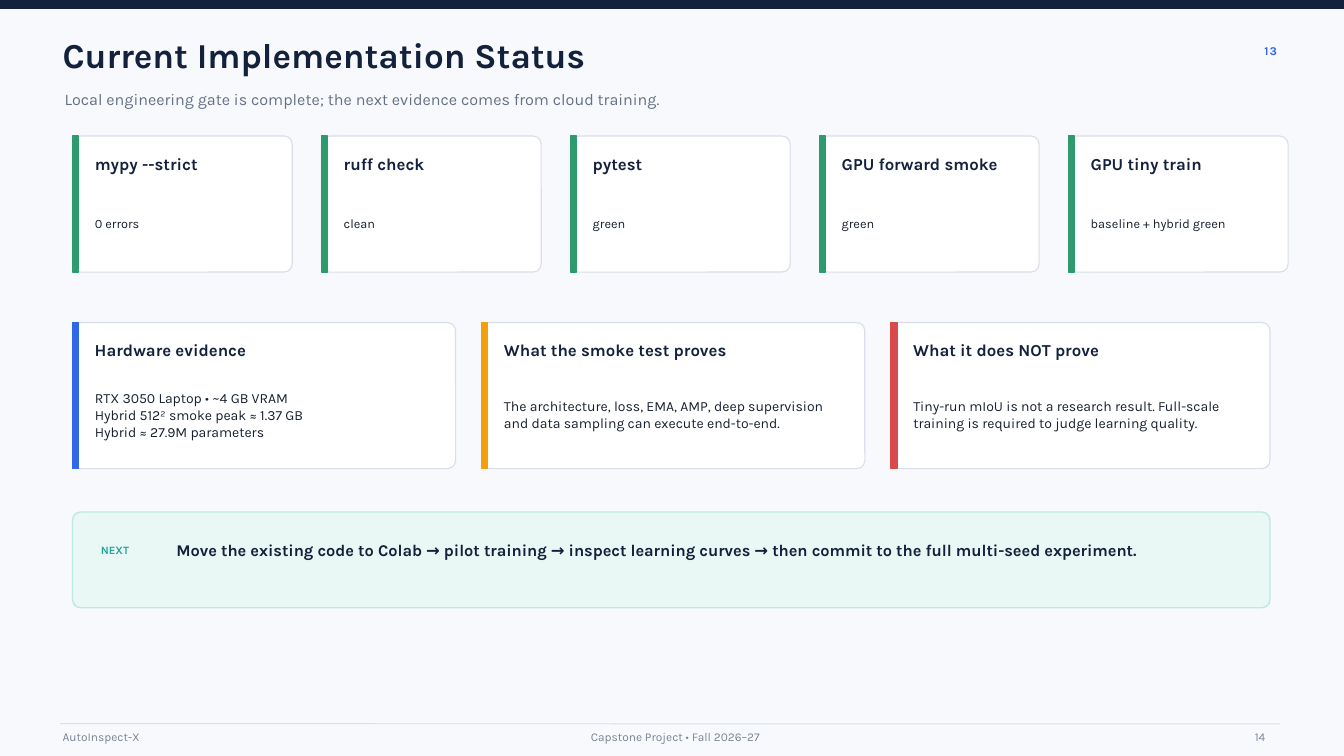
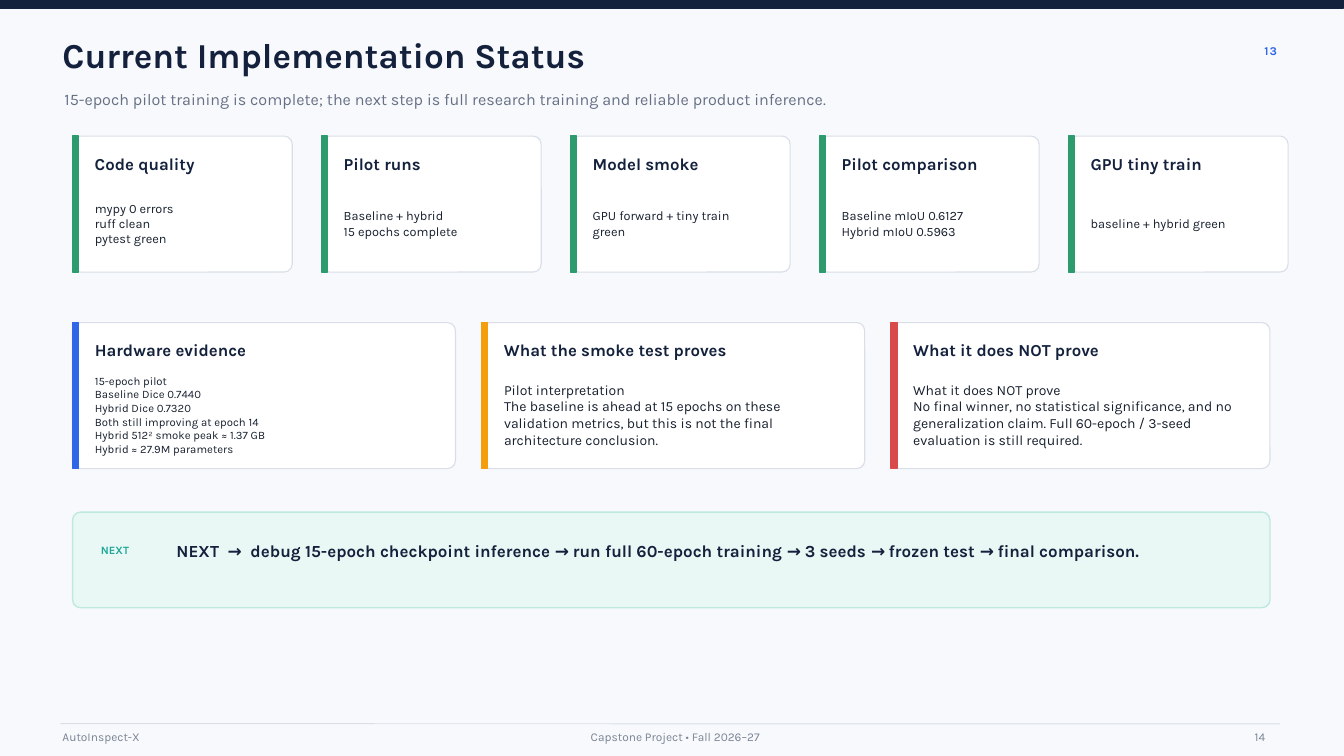
Before and after one commit to KisuZoid/Coding, a slide deck: slide 14 of college/Capstone1/AutoInspect-X_Capstone.pptx. Drawn at 1344x756 pixels with LibreOffice and Linux fonts; fonts in the diff are those of the drawing. Boxes give left, top, right and bottom in pixels: in the first picture for what was removed or moved away, otherwise in the second. Text is boxed around its words. In the diff, an @@ line names an element or a change of style, - is before the commit and + after.

Commit message:
ppt

```diff
--- a/college/Capstone1/AutoInspect-X_Capstone.pptx
+++ b/college/Capstone1/AutoInspect-X_Capstone.pptx
@@ text at (64, 94, 826, 109): text changed @@
-Local engineering gate is complete; the next evidence comes from cloud training.
+15-epoch pilot training is complete; the next step is full research training and reliable product inference.
@@ text at (95, 158, 194, 174): text changed @@
-mypy --strict
+Code quality
@@ text at (344, 158, 420, 171): text changed @@
-ruff check
+Pilot runs
@@ text at (593, 158, 698, 171): text changed @@
-pytest
+Model smoke
@@ text at (842, 158, 977, 174): text changed @@
-GPU forward smoke
+Pilot comparison
@@ text at (95, 205, 174, 246): text changed @@
-0 errors
+mypy 0 errors
+ruff clean
+pytest green
@@ text at (344, 211, 457, 239): text changed @@
-clean
+Baseline + hybrid
+15 epochs complete
@@ text at (593, 211, 730, 223): paragraph added @@
+GPU forward + tiny train
@@ text at (842, 211, 963, 239): text changed @@
-green
+Baseline mIoU 0.6127
+Hybrid mIoU 0.5963
@@ text at (95, 377, 259, 429): text changed; size 10 to 8.1 pt @@
-RTX 3050 Laptop • ~4 GB VRAM
+15-epoch pilot
+Baseline Dice 0.7440
+Hybrid Dice 0.7320
+Both still improving at epoch 14
@@ text at (504, 385, 780, 445): text changed @@
-The architecture, loss, EMA, AMP, deep supervision and data sampling can execute end-to-end.
+Pilot interpretation
+The baseline is ahead at 15 epochs on these validation metrics, but this is not the final architecture conclusion.
@@ text at (913, 385, 1232, 449): text changed @@
-Tiny-run mIoU is not a research result. Full-scale training is required to judge learning quality.
+What it does NOT prove
+No final winner, no statistical significance, and no generalization claim. Full 60-epoch / 3-seed evaluation is still required.
@@ text at (95, 431, 265, 456): size 10 to 8.1 pt in "Hybrid 512² smoke peak ≈ 1.37 GB", "Hybrid ≈ 27.9M parameters" @@
@@ text at (176, 545, 1139, 562): text changed; size 11.7 to 12.1 pt @@
-Move the existing code to Colab → pilot training → inspect learning curves → then commit to the full multi-seed experiment.
+NEXT → debug 15-epoch checkpoint inference → run full 60-epoch training → 3 seeds → frozen test → final comparison.
```
Also in this commit, not shown: 6 other slides changed.
